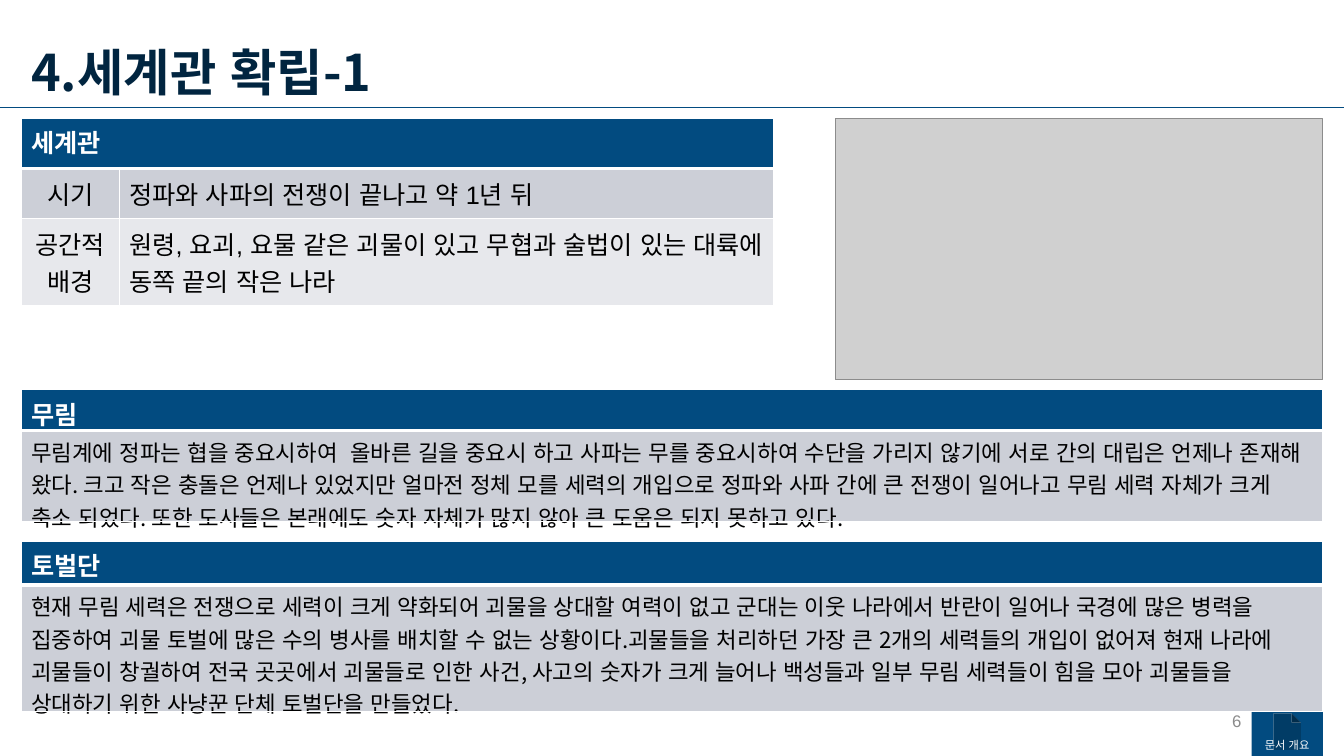
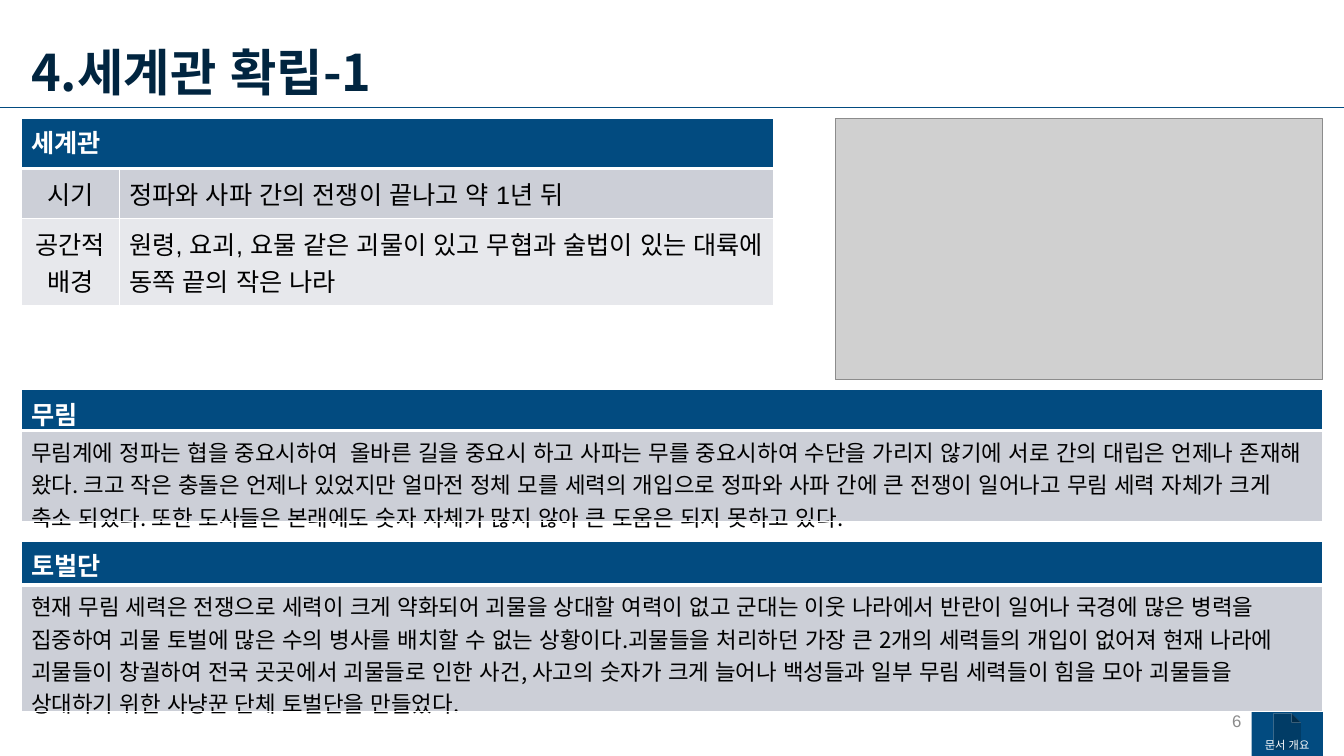
Before and after one commit to yjk0401/unityenginebasic_9th, a slide deck: slide 6 of 기획/메인 기획서.pptx. Drawn at 1344x756 pixels with LibreOffice and Linux fonts; fonts in the diff are those of the drawing; grey boxes stand for pictures. Boxes give left, top, right and bottom in pixels: in the first picture for what was removed or moved away, otherwise in the second. Text is boxed around its words. In the diff, an @@ line names an element or a change of style, - is before the commit and + after.

```diff
--- a/기획/메인 기획서.pptx
+++ b/기획/메인 기획서.pptx
@@ table at [21,119,773,306] @@
-row 2, column 2: 정파와 사파의 전쟁이 끝나고 약 1년 뒤
+row 2, column 2: 정파와 사파 간의 전쟁이 끝나고 약 1년 뒤
```
Also in this commit, not shown: 4 other slides changed, 14 slides added, 1 other file.
